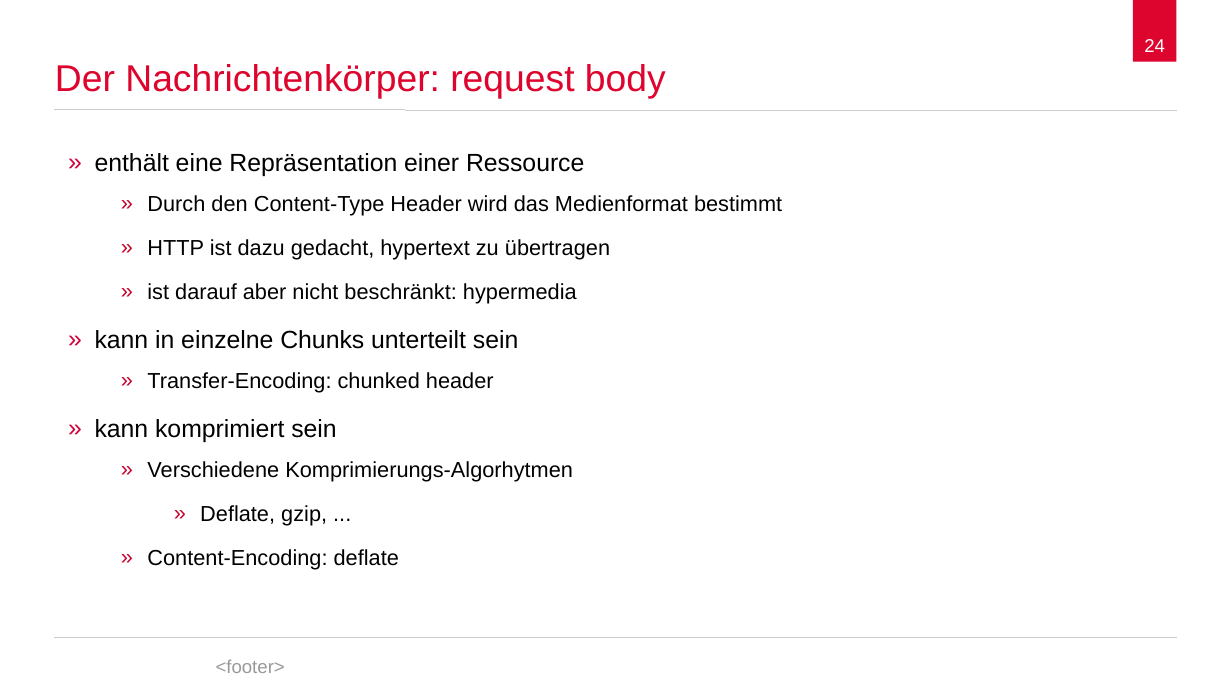
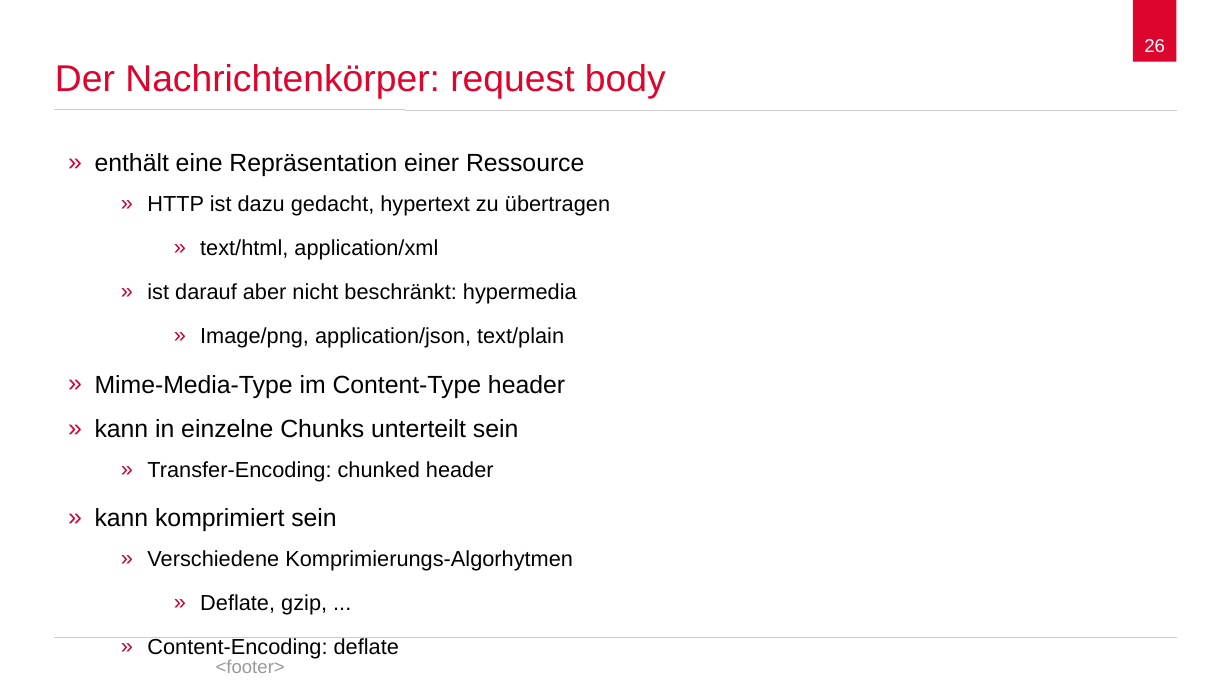
Before and after one commit to spaceone/presentations, a slide deck: slide 26 of hypertext-transfer-protocol/2017-12-05-hypertext-transfer-protocol.odp (slide 24 before the commit). Drawn at 1232x693 pixels with LibreOffice and Linux fonts; fonts in the diff are those of the drawing; background and template pictures are left out. Boxes give left, top, right and bottom in pixels: in the first picture for what was removed or moved away, otherwise in the second. Text is boxed around its words. In the diff, an @@ line names an element or a change of style, - is before the commit and + after.

```diff
--- a/hypertext-transfer-protocol/2017-12-05-hypertext-transfer-protocol.odp
+++ b/hypertext-transfer-protocol/2017-12-05-hypertext-transfer-protocol.odp
@@ page number at bbox=[1144, 39, 1165, 52]: text changed @@
-24
+26
@@ text at bbox=[147, 195, 782, 216]: paragraph removed @@
-    » Durch den Content-Type Header wird das Medienformat bestimmt
@@ text at bbox=[200, 239, 438, 260]: paragraph added @@
+        » text/html, application/xml
@@ text at bbox=[95, 327, 565, 398]: paragraphs added @@
+        » Image/png, application/json, text/plain
+» Mime-Media-Type im Content-Type header
```
Also in this commit, not shown: 13 other slides changed, 6 slides added, 4 slides removed.
